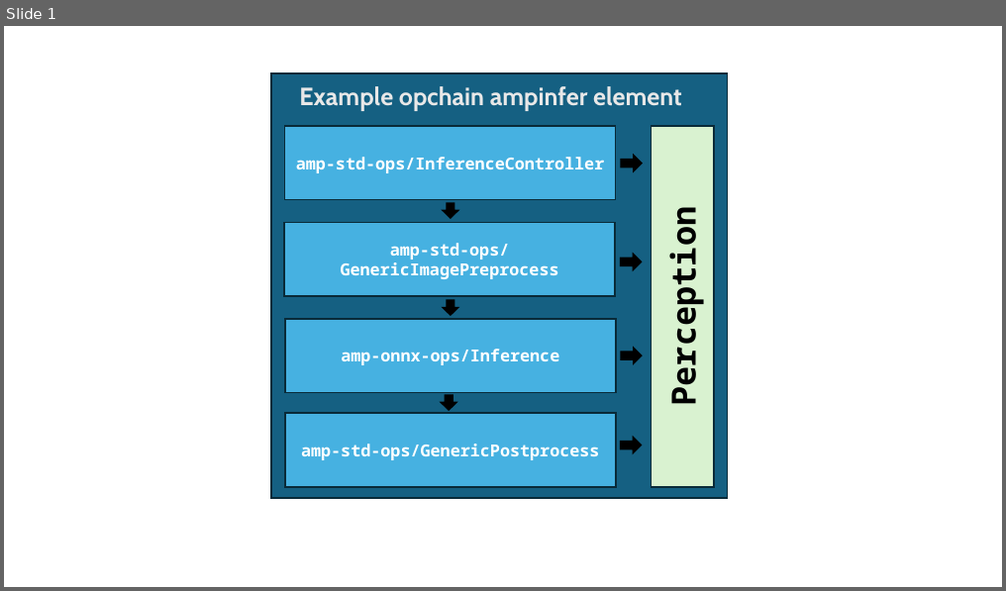
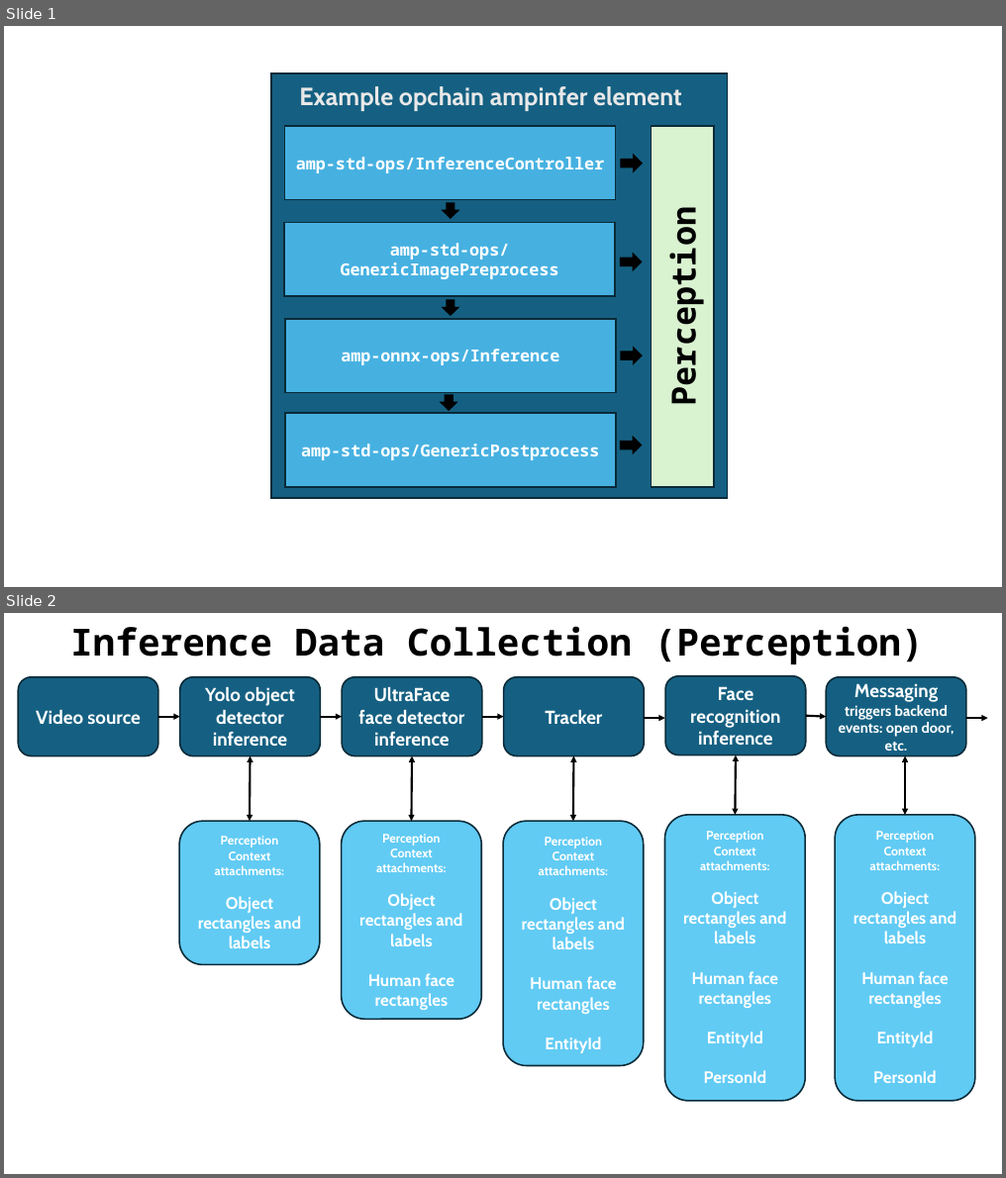
Before and after one commit to arm/open-perception-kit, a slide deck: docs/helper-slides.pptx. Shown one above the other, each under a label of ours: slide 1 before the commit, slides 1 and 2 after it. The pictures are 1006x591 and 1006x1178 pixels, drawn with LibreOffice and Linux fonts; fonts in the diff are those of the drawing. Boxes give left, top, right and bottom in pixels: in the first picture for what was removed or moved away, otherwise in the second. Text is boxed around its words. In the diff, an @@ line names an element or a change of style, - is before the commit and + after.

```diff
--- a/docs/helper-slides.pptx
+++ b/docs/helper-slides.pptx
@@ slide 2 added at (4,613,1002,1174), background #FFFFFF @@
@@ text added at (70,626,924,664), 36 pt, text #000000, bold @@
+Inference Data Collection (Perception)
@@ rounded rectangle added at (18,677,158,757), fill #156082, outline #092A39 1.5 pt, 18 pt, text #FFFFFF, bold @@
+Video source
@@ rounded rectangle added at (180,677,320,757), fill #156082, outline #092A39 1.5 pt, 18 pt, text #FFFFFF, bold @@
+Yolo object detector inference
@@ rounded rectangle added at (342,677,481,757), fill #156082, outline #092A39 1.5 pt, 18 pt, text #FFFFFF, bold @@
+UltraFace
+face detector inference
@@ rounded rectangle added at (504,677,645,757), fill #156082, outline #092A39 1.5 pt, 18 pt, text #FFFFFF, bold @@
+Tracker
@@ rounded rectangle added at (665,676,806,756), fill #156082, outline #092A39 1.5 pt, 18 pt, text #FFFFFF, bold @@
+Face recognition inference
@@ rounded rectangle added at (826,677,966,757), fill #156082, outline #092A39 1.5 pt, 14 pt, text #FFFFFF, bold @@
+Messaging triggers backend events: open door, etc.
@@ arrow added from (158, 716) to (180, 716), #000000 2 pt @@
@@ arrow added from (320, 716) to (342, 716), #000000 2 pt @@
@@ arrow added from (482, 716) to (504, 716), #000000 2 pt @@
@@ arrow added from (644, 718) to (665, 718), #000000 2 pt @@
@@ arrow added from (806, 716) to (826, 716), #000000 2 pt @@
@@ arrow added from (966, 718) to (988, 718), #000000 2 pt @@
@@ double arrow added from (251, 756) to (250, 821), #000000 2 pt @@
@@ double arrow added from (412, 756) to (411, 821), #000000 2 pt @@
@@ double arrow added from (573, 756) to (573, 821), #000000 2 pt @@
@@ double arrow added from (736, 756) to (736, 815), #000000 2 pt @@
@@ double arrow added from (905, 756) to (905, 815), #000000 2 pt @@
@@ rounded rectangle added at (665,815,805,1101), fill #61CBF4, outline #092A39 1.5 pt, 16 pt, text #FFFFFF, bold @@
+Perception
+Context attachments:
+Object rectangles and labels
+Human face rectangles
+EntityId
+PersonId
@@ rounded rectangle added at (835,815,975,1101), fill #61CBF4, outline #092A39 1.5 pt, 16 pt, text #FFFFFF, bold @@
+Perception
+Context attachments:
+Object rectangles and labels
+Human face rectangles
+EntityId
+PersonId
@@ rounded rectangle added at (179,821,319,964), fill #61CBF4, outline #092A39 1.5 pt, 12 pt, text #FFFFFF, bold @@
+Perception
+Context attachments:
+Object rectangles and labels
@@ rounded rectangle added at (342,821,481,1020), fill #61CBF4, outline #092A39 1.5 pt, 16 pt, text #FFFFFF, bold @@
+Perception
+Context attachments:
+Object rectangles and labels
+Human face rectangles
@@ rounded rectangle added at (503,821,644,1065), fill #61CBF4, outline #092A39 1.5 pt, 16 pt, text #FFFFFF, bold @@
+Perception
+Context attachments:
+Object rectangles and labels
+Human face rectangles
+EntityId
```
Also in this commit, not shown: 3 other slides added, 12 other files.
